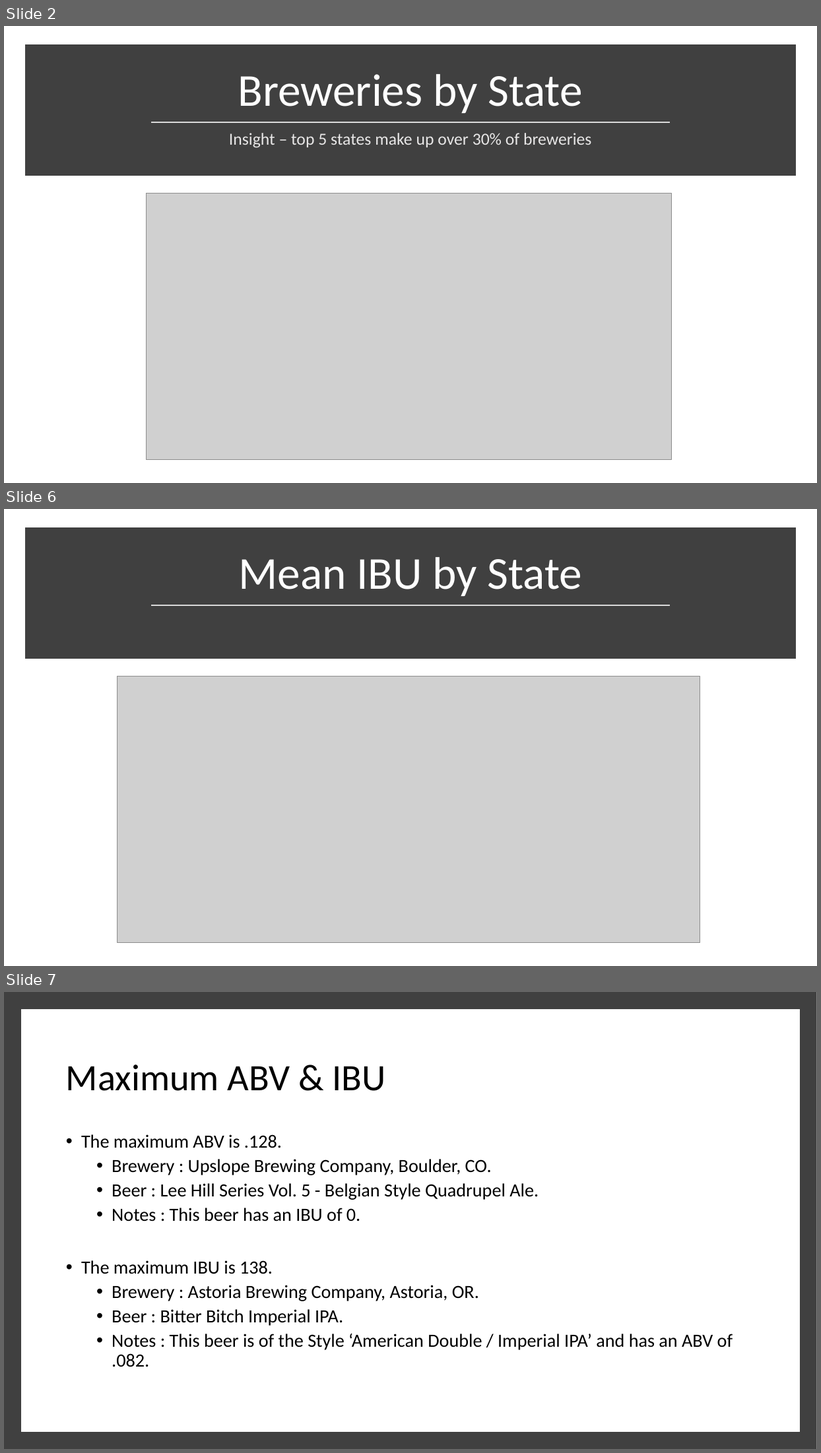
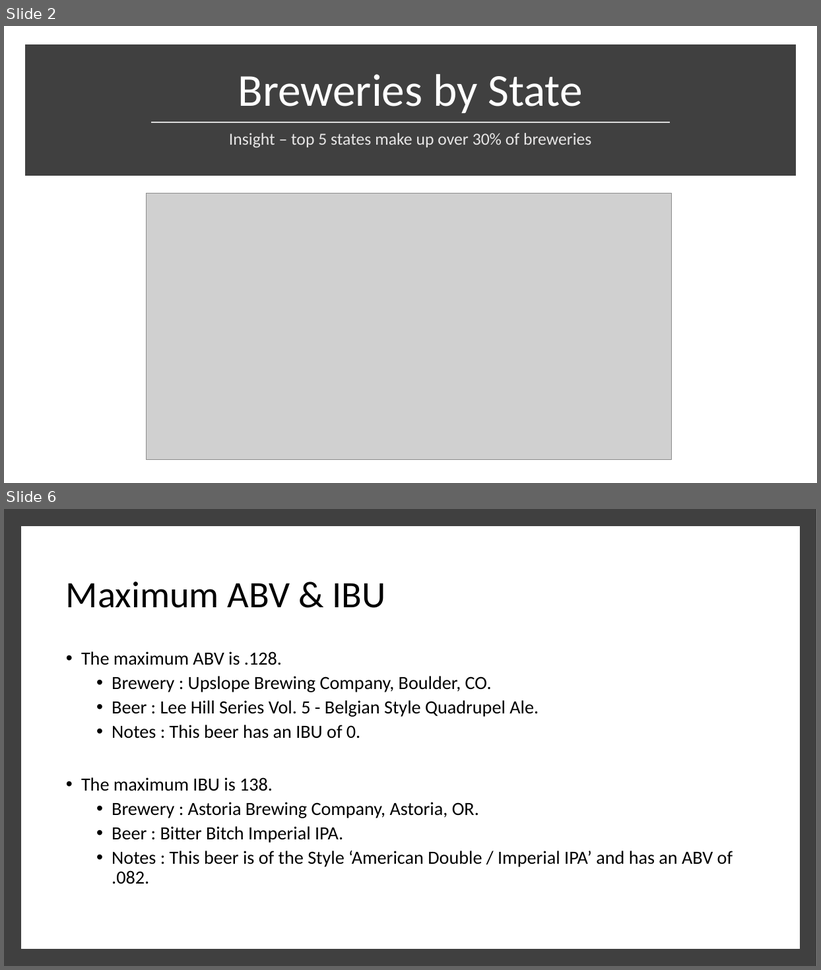
Before and after one commit to ericlaigaie/Case-Study-01, a slide deck: EDA_Presentation.pptx. Shown one above the other, each under a label of ours: slides 2, 6 and 7 before the commit, slides 2 and 6 after it; the slides between them are not shown. The pictures are 821x1453 and 821x970 pixels, drawn with LibreOffice and Linux fonts; fonts in the diff are those of the drawing; grey boxes stand for pictures. Boxes give left, top, right and bottom in pixels: in the first picture for what was removed or moved away, otherwise in the second. Text is boxed around its words. In the diff, an @@ line names an element or a change of style, - is before the commit and + after.

```diff
--- a/EDA_Presentation.pptx
+++ b/EDA_Presentation.pptx
@@ slide 6 removed at (x1=4, y1=509, x2=817, y2=966), background #FFFFFF @@
@@ rectangle removed at (x1=29, y1=532, x2=792, y2=656) @@
@@ title removed at (x1=238, y1=557, x2=582, y2=596) @@
-Mean IBU by State
@@ line removed from (152, 605) to (670, 605) @@
@@ picture removed at (x1=118, y1=676, x2=700, y2=943) @@
@@ what was slide 7 is now slide 6 @@
```
Also in this commit, not shown: 5 slides changed, 2 slides added.
